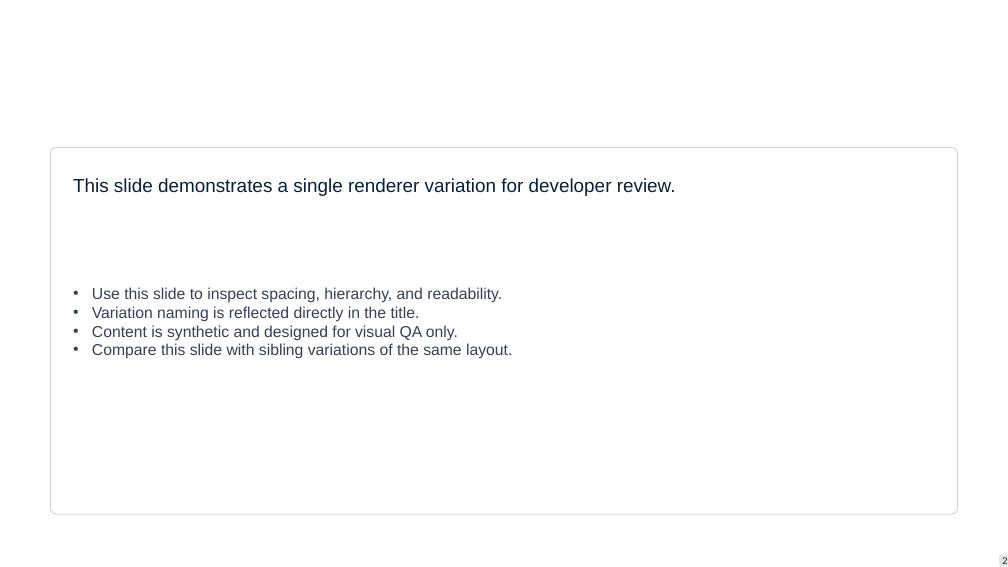
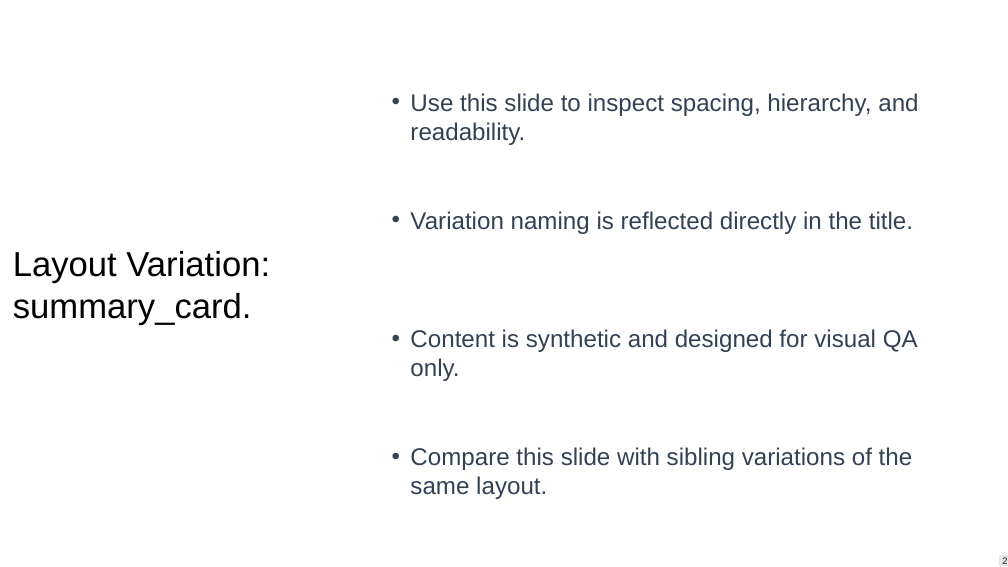
Before and after one commit to catronro/pptxbuilder, a slide deck: slide 2 of docs/layout-corpus.pptx. Drawn at 1008x567 pixels with LibreOffice and Linux fonts; fonts in the diff are those of the drawing; background and template pictures are left out. Boxes give left, top, right and bottom in pixels: in the first picture for what was removed or moved away, otherwise in the second. Text is boxed around its words. In the diff, an @@ line names an element or a change of style, - is before the commit and + after.

Commit message:
docs: refresh generated docs and layout corpus output

```diff
--- a/docs/layout-corpus.pptx
+++ b/docs/layout-corpus.pptx
@@ text added at <box>410,93,918,145</box>, 23 pt, text #334155 @@
+• Use this slide to inspect spacing, hierarchy, and readability.
@@ rounded rectangle removed at <box>51,147,958,514</box> @@
@@ text "Layout Variation: summary_card.": place and size @@
-text "Layout Variation: summary_card." at <box>466,343,512,359</box>
+text "Layout Variation: summary_card." at <box>13,251,270,325</box>
@@ text "Layout Variation: summary_card." at <box>13,251,270,325</box>: size 28 to 33 pt, text colour #FFFFFF to #000000, bold off; vertical alignment top to middle @@
@@ text at <box>410,211,913,234</box>: text changed; size 18 to 23 pt; text colour #092033 to #334155 @@
-This slide demonstrates a single renderer variation for developer review.
+• Variation naming is reflected directly in the title.
@@ text at <box>92,287,502,322</box>: paragraphs removed @@
-• Use this slide to inspect spacing, hierarchy, and readability.
-• Variation naming is reflected directly in the title.
@@ text "Content is synthetic and designed ...": place and size @@
-text "Content is synthetic and designed ..." at <box>92,287,502,359</box>
+text "Content is synthetic and designed ..." at <box>410,329,918,381</box>
@@ text "Content is synthetic and designed ..." at <box>410,329,918,381</box>: size 15 to 23 pt @@
@@ text at <box>92,343,461,359</box>: paragraph removed @@
-• Compare this slide with sibling variations of the same layout.
@@ text added at <box>410,447,913,499</box>, 23 pt, text #334155 @@
+• Compare this slide with sibling variations of the same layout.
```
Also in this commit, not shown: 1 other slide changed, 11 other files.
